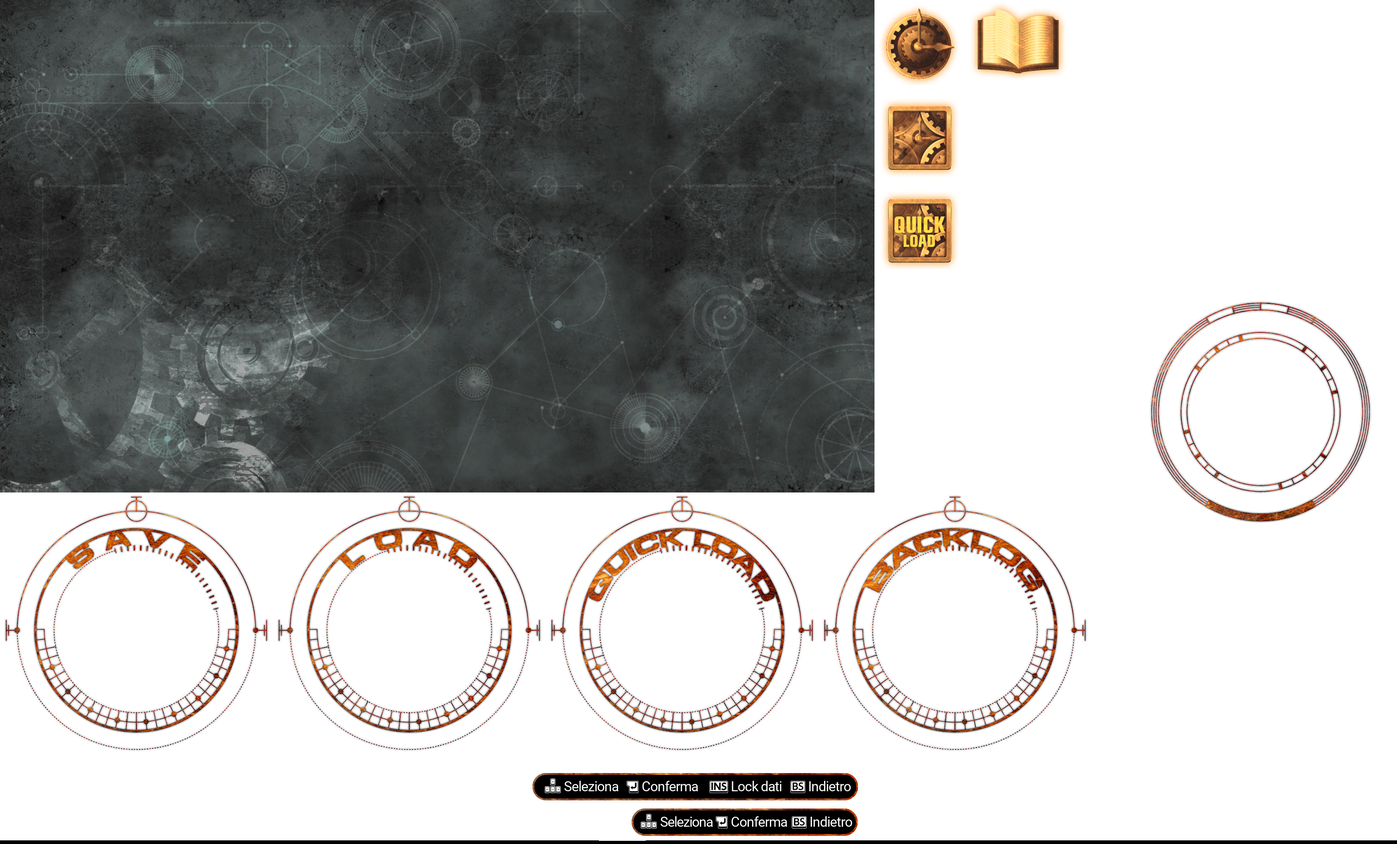
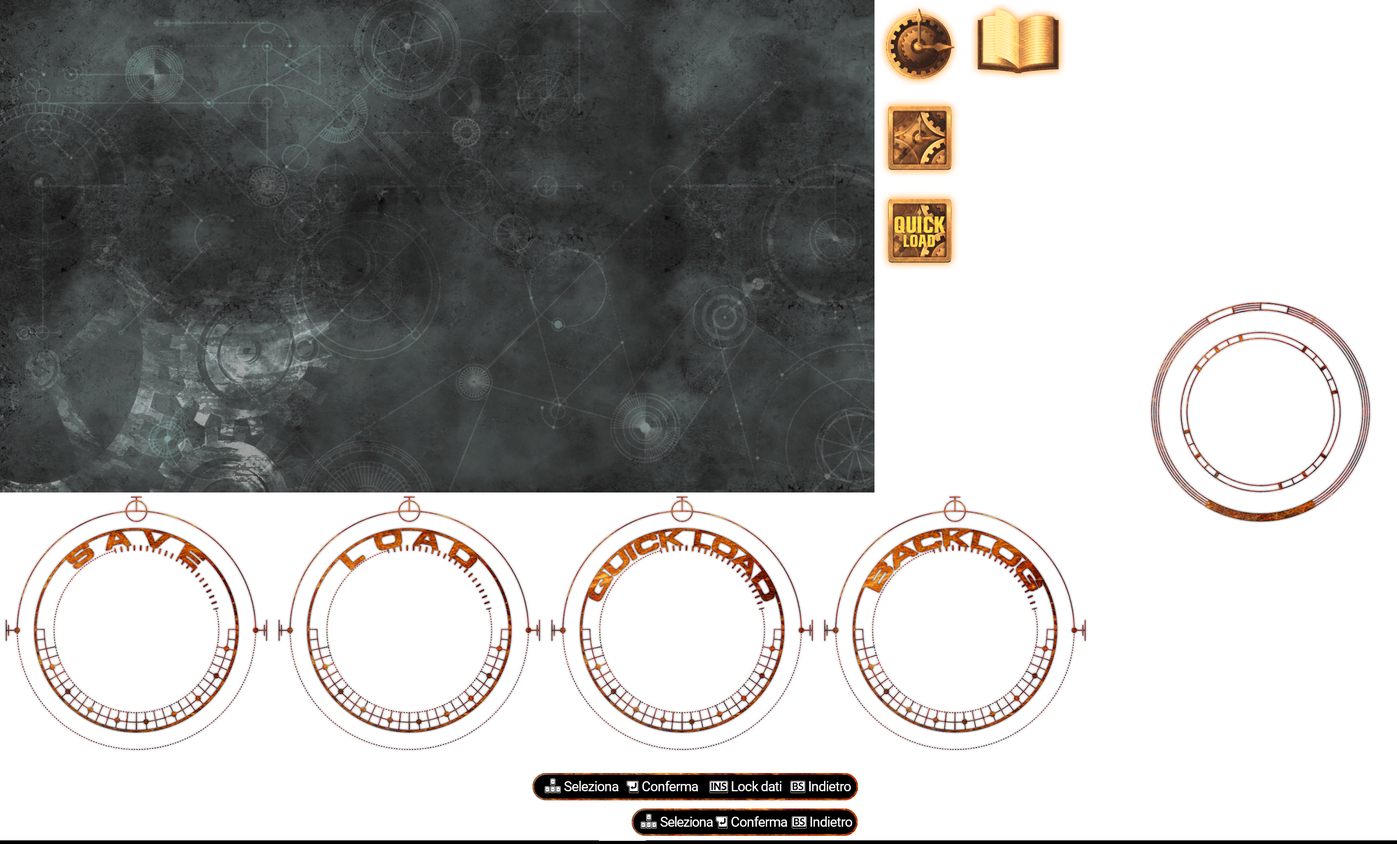
Two versions of the same layered image (w=1397, h=844). Layer-by-layer changes:
removed layer "Indietro #1" over [810, 816, 853, 827]
removed layer "Indietro" over [809, 780, 851, 792]
removed layer "Lock dati" over [731, 780, 782, 792]
removed layer "Conferma #1" over [731, 816, 788, 827]
removed layer "Conferma" over [642, 780, 699, 792]
removed layer "Seleziona #1" over [660, 816, 714, 827]
removed layer "Seleziona" over [564, 780, 619, 792]
painted on "SYSM_SAVEMENU.dds" over [564, 780, 853, 827]
